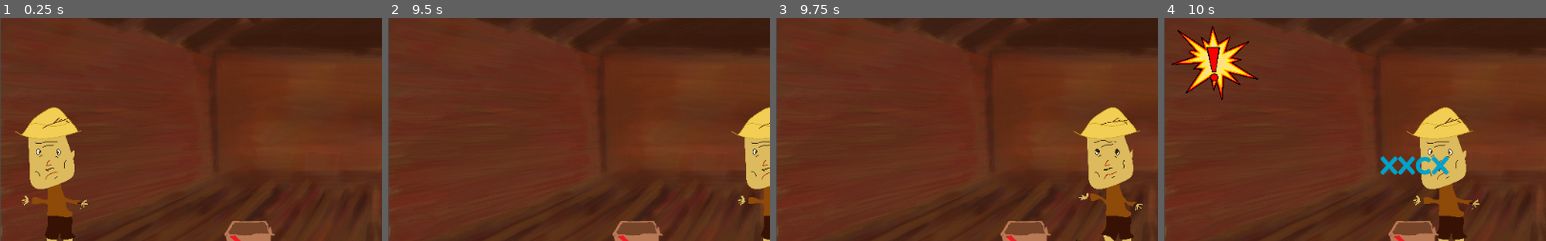
Above: before the commit, frames 1-4 (left to right).
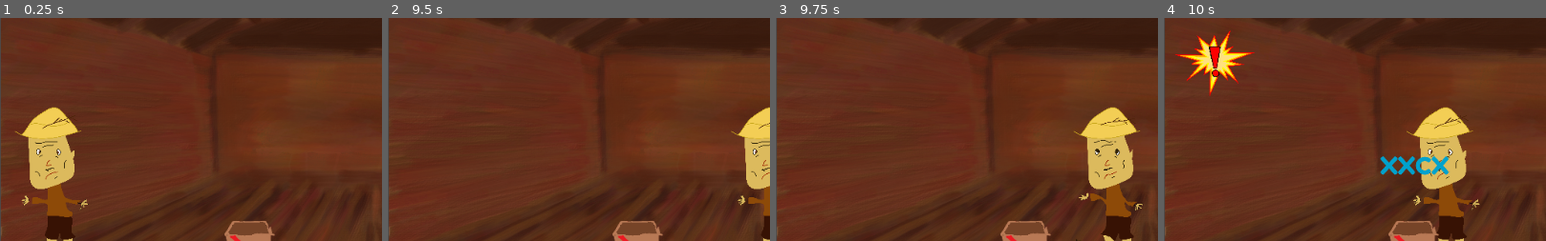
Above: after the commit, the same moments.

Repository: geojax/The-Un-Stable
Game: Godot game, scene res://Scenes/Player.tscn
Same seed, same stepped clock (60 frames per second), same inputs: the game is played once before the commit and once after it.
Inputs (mouse positions are % of the whole screen's width and height, from its top left):
- Up to frame 1 (0.25 s): no input
- Up to frame 2 (9.5 s): hold Right (right) 0.53-1.25 s; click (36, 73) at 1.27 s; type "12" at 1.35 s; hold Down (down) 2.03-2.78 s; hold Right (right) 2.78-3.53 s; hold Up (up) 3.53-4.28 s; hold Left (left) 4.28-5.78 s; hold Down (down) 5.78-6.53 s; hold Right (right) 6.53-7.28 s; hold Up (up) 7.28-8.03 s; hold Right (right) 8.03-8.78 s; hold Down (down) from 8.78 s (still down)
- Up to frame 3 (9.75 s): release Down (down) at 9.53 s; hold Left (left) from 9.53 s (still down)
- Up to frame 4 (10 s): keep holding Left (left)
The pictures show only the part of the screen within x 0-50%, y 41-91%; the shares and areas given below are measured in that part.

Frames 1-3 are identical in both runs. In frame 4, 2.7% of the frame differs, in the area x 2-25%, y 3-37%.

Commit message:
Ogg files for horse sounds

Diff:
--- a/Scenes/Horses.tscn
+++ b/Scenes/Horses.tscn
@@ -7,8 +7,8 @@
 [ext_resource path="res://Art/Asset 15.png" type="Texture" id=5]
 [ext_resource path="res://Art/Asset 17.png" type="Texture" id=6]
 [ext_resource path="res://Art/Asset 16.png" type="Texture" id=7]
-[ext_resource path="res://untitled.mp3" type="AudioStream" id=8]
-[ext_resource path="res://horseWinnie.mp3" type="AudioStream" id=9]
+[ext_resource path="res://horseWinnie.ogg" type="AudioStream" id=8]
+[ext_resource path="res://untitled.ogg" type="AudioStream" id=9]
 
 [sub_resource type="SpriteFrames" id=1]
 animations = [ {
@@ -34,12 +34,13 @@
 position = Vector2( 67.7387, 305.337 )
 scale = Vector2( 0.0592307, 0.0592307 )
 frames = SubResource( 1 )
+frame = 1
 playing = true
 
 [node name="gallopSound" type="AudioStreamPlayer" parent="."]
-stream = ExtResource( 8 )
+stream = ExtResource( 9 )
 volume_db = -75.0
 
 [node name="whinnieSound" type="AudioStreamPlayer" parent="."]
-stream = ExtResource( 9 )
+stream = ExtResource( 8 )
 volume_db = -20.0
Not shown, removed: horseWinnie.mp3.import
Not shown, added: horseWinnie.ogg.import
Not shown, removed: untitled.mp3.import
Not shown, added: untitled.ogg.import
Not shown, removed: horseWinnie.mp3
Not shown, added: horseWinnie.ogg
Not shown, removed: untitled.mp3
Not shown, added: untitled.ogg
